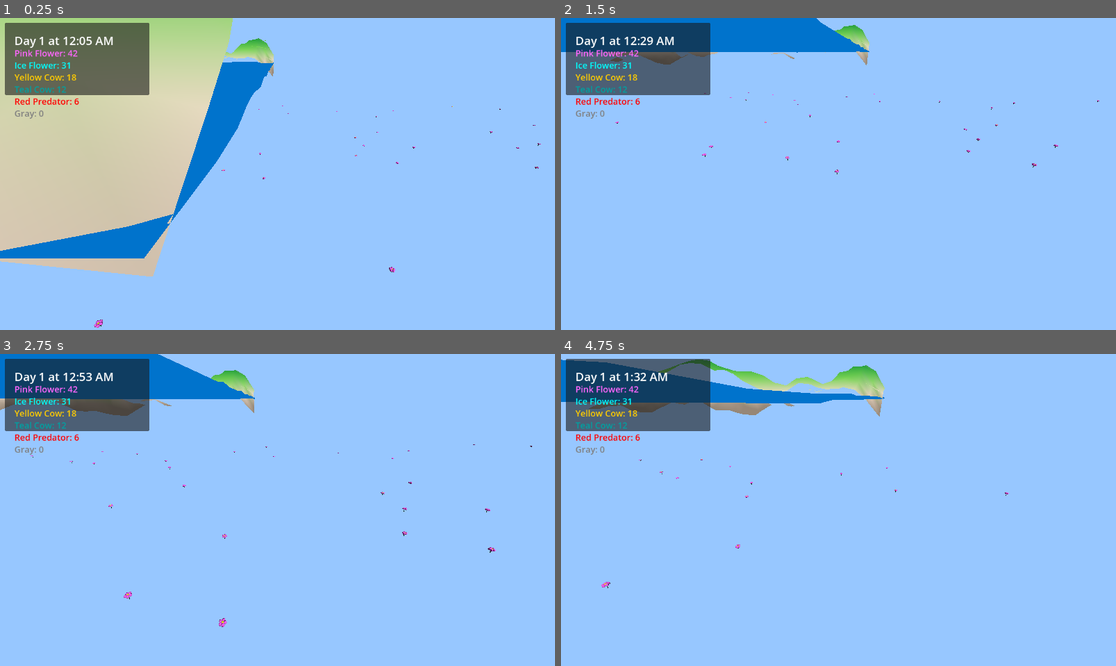
Above: before the commit, frames 1-4 (two rows, left to right).
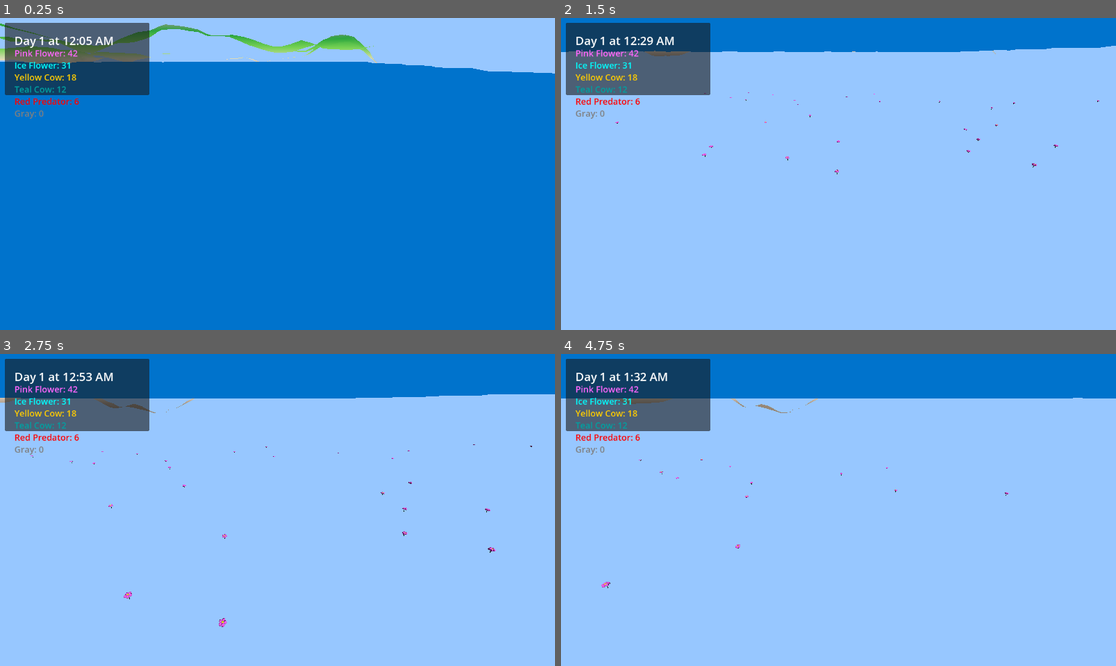
Above: after the commit, the same moments.

Repository: kevclarx/cowgod
Game: Godot game, scene res://scenes/main.tscn
Same seed, same stepped clock (60 frames per second), same inputs: the game is played once before the commit and once after it.
Inputs (mouse positions are in pixels of both pictures, inside the frame that each line leads up to):
- Up to frame 1 (0.25 s): no input
- Up to frame 2 (1.5 s): tap Enter at 0.5 s; move the mouse to (866, 174) at 0.52 s; hold Shift 0.53-1.28 s; hold W from 0.53 s (still down); tap Space at 0.77 s; move the mouse to (810, 174) at 1.27 s; tap C at 1.35 s
- Up to frame 3 (2.75 s): keep holding W; tap Space at 1.52 s; move the mouse to (288, 503) at 2.02 s; tap T at 2.1 s
- Up to frame 4 (4.75 s): keep holding W; move the mouse to (832, 516) at 2.77 s; tap Shift at 2.85 s; tap Space at 3.02, 3.77, 4.52 s; move the mouse to (877, 513) at 3.52 s; tap C at 3.6 s; move the mouse to (794, 506) at 4.27 s; tap T at 4.35 s

The runs differ from the first frame. In frame 1, 86% of the frame differs, in the area x 0-100%, y 0-100%; in frame 2, 5.5%; in frame 3, 9.4%; in frame 4, 12%.

Commit message:
water z fighting fixed

Diff:
--- a/scenes/terrain_map.tscn
+++ b/scenes/terrain_map.tscn
@@ -4,5 +4,6 @@
 
 [node name="TerrainMap" type="Node3D"]
 script = ExtResource("1_frtjf")
+N = 60
 WATER_LEVEL = 400.0
-noise_frequency = 0.35
+noise_frequency = 0.25
--- a/scripts/terrain_map.gd
+++ b/scripts/terrain_map.gd
@@ -357,13 +357,16 @@
 	st.begin(Mesh.PRIMITIVE_TRIANGLES)
 	var half = (N - 1) * Constants.T / 2.0
 
+	# small upward offset to reduce z-fighting with the ground (increase if needed)
+	var WATER_EPS := 0.05 * Constants.T
 	# define water color once (in scope for material assignment)
 	var water_col := Color(0.0, 0.45, 0.8, 0.6)
 
-	for x in range(N):
-		for y in range(N):
-			var x2 = (x + 1) % N
-			var y2 = (y + 1) % N
+	# iterate only to N-1 to avoid wrapping/connecting last to first (which can create stretched planes)
+	for x in range(N - 1):
+		for y in range(N - 1):
+			var x2 = x + 1
+			var y2 = y + 1
 
 			# world-space bases
 			var base_x = half - x * Constants.T
@@ -371,10 +374,11 @@
 			var base_z = half - y * Constants.T
 			var base_z2 = half - y2 * Constants.T
 
-			var p00 = Vector3(base_x,  get_water_level(base_x, base_z), base_z)
-			var p01 = Vector3(base_x,  get_water_level(base_x, base_z2), base_z2)
-			var p10 = Vector3(base_x2, get_water_level(base_x2, base_z), base_z)
-			var p11 = Vector3(base_x2, get_water_level(base_x2, base_z2), base_z2)
+			# sample water level and lift slightly to avoid z-fighting
+			var p00 = Vector3(base_x,  get_water_level(base_x, base_z) + WATER_EPS, base_z)
+			var p01 = Vector3(base_x,  get_water_level(base_x, base_z2) + WATER_EPS, base_z2)
+			var p10 = Vector3(base_x2, get_water_level(base_x2, base_z) + WATER_EPS, base_z)
+			var p11 = Vector3(base_x2, get_water_level(base_x2, base_z2) + WATER_EPS, base_z2)
 
 			var wn1 = (p11 - p00).cross(p10 - p00).normalized()
 			if wn1.dot(Vector3.UP) < 0:
